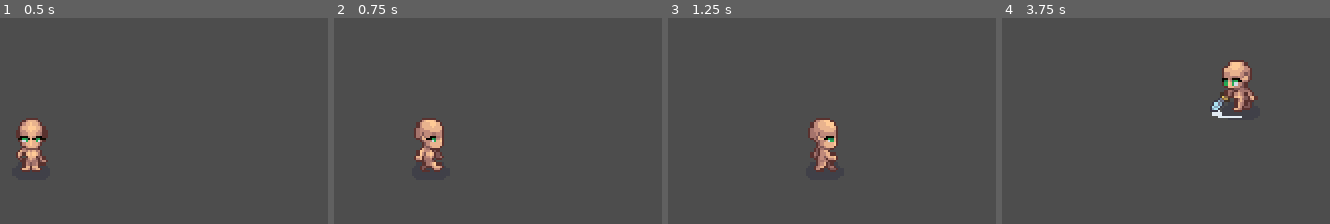
Above: before the commit, frames 1-4 (left to right).
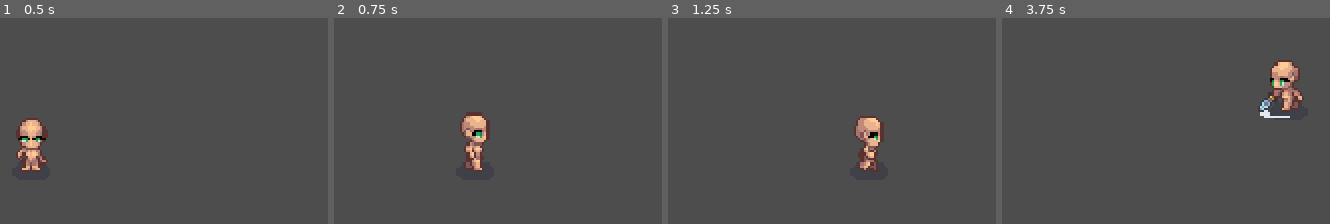
Above: after the commit, the same moments.

Repository: dev-laww/memento-visions
Game: Godot game, scene res://scenes/bar.tscn
The game is run twice, just before and just after one commit, with the same random seed, the same clock (stepped at 60 frames per second) and the same inputs.
Inputs (mouse positions are in pixels of both pictures, inside the frame that each line leads up to):
- Up to frame 1 (0.5 s): no input
- Up to frame 2 (0.75 s): tap Enter at 0.5 s; move the mouse to (outside the picture) at 0.52 s; hold D (move_right) from 0.53 s (still down); tap Shift (dash) at 0.6 s
- Up to frame 3 (1.25 s): keep holding D (move_right)
- Up to frame 4 (3.75 s): tap Space at 1.25 s; move the mouse to (outside the picture) at 1.27 s; release D (move_right) at 1.28 s; hold S (move_down) 1.28-2.03 s; click (outside the picture) at 1.35 s; tap Shift (dash) at 1.55, 2.1, 2.85 s; move the mouse to (outside the picture) at 2.02 s; hold D (move_right) 2.03-2.78 s; move the mouse to (outside the picture) at 2.77 s; hold W (move_up) 2.78-3.53 s; move the mouse to (outside the picture) at 3.52 s; hold A (move_left) from 3.53 s (still down); click (outside the picture) at 3.6 s

Frame 1 is identical in both runs. In frame 2, 3.8% of the frame differs, in the area x 24-48%, y 45-75%; in frame 3, 3.7%; in frame 4, 4.4%, in the area x 64-93%, y 20-49%.

Commit message:
refactor: minor behavior tweaks

Diff:
--- a/scripts/entities/player/player.gd
+++ b/scripts/entities/player/player.gd
@@ -7,11 +7,12 @@
 @onready var move_direction: String = get_direction()
 @onready var state_machine: StateMachine = $StateMachine
 
-var last_direction: Vector2 = Vector2.ZERO
+var last_direction: Vector2 = Vector2.DOWN
 var grid_size: int          = 8
 var can_move: bool          = true
 var can_dash: bool          = true
-var dash_velocity: Vector2  = Vector2.DOWN
+var dashing: bool           = false
+var dash_velocity: Vector2  = Vector2.ZERO
 
 
 # TODO: Create stats manager component to entity stats
@@ -19,15 +20,16 @@
 
 
 func _physics_process(_delta: float) -> void:
-	velocity = (Input.get_vector('move_left', 'move_right', 'move_up', 'move_down').normalized() * speed) + dash_velocity
-	velocity =  Vector2(round(velocity.x / grid_size) * grid_size, round(velocity.y / grid_size) * grid_size)
+	velocity = Input.get_vector('move_left', 'move_right', 'move_up', 'move_down').normalized() * speed
+	velocity = Vector2(round(velocity.x / grid_size) * grid_size, round(velocity.y / grid_size) * grid_size)
+	velocity = velocity if can_move else Vector2.ZERO
+
+	if dashing:
+		velocity = dash_velocity
 
 	if velocity.length() > 0 and can_move:
 		last_direction = velocity.normalized()
 		move_direction = get_direction()
-
-	if not can_move:
-		velocity = Vector2.ZERO
 
 	if Input.is_action_just_pressed('dash') and can_dash:
 		state_machine.change_state('dash')
--- a/scripts/entities/player/states/dash.gd
+++ b/scripts/entities/player/states/dash.gd
@@ -5,7 +5,7 @@
 
 func enter() -> void:
 	state_owner.can_dash = false
-	state_owner.can_move = false
+	state_owner.dashing = true
 
 
 func physics_update(_delta: float) -> void:
@@ -13,6 +13,6 @@
 
 	var tween: Tween = create_tween()
 	tween.set_parallel().tween_property(state_owner, 'dash_velocity', Vector2.ZERO, 0.1)
-	tween.set_parallel().tween_property(state_owner, 'can_move', true, 0.1)
+	tween.set_parallel().tween_property(state_owner, 'dashing', false, 0.1)
 
-	state_machine.change_state('idle')
+	tween.finished.connect(func (): state_machine.change_state('idle'))
